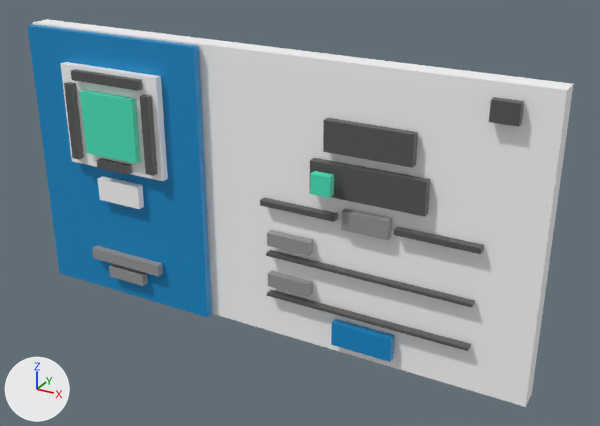
An edit to the glTF model public/models/iicLogin.glb, drawn before and after from the same camera.
Camera for both pictures: a 50 mm lens placed at (14.2, -23.3, 16.6), pointed at (1.4, 0.1, 4.9). The axes (+X, +Y, +Z) are drawn at lower left. The lights are the same throughout. Where no turn or scale is listed for an object, it has been applied to the vertices.
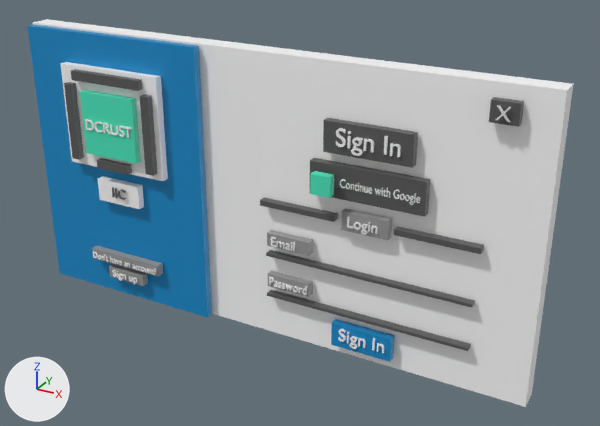
Commit message: text on projects

Changed parts and their boxes (x1, y1, x2, y2) in the pictures (600 x 426 px):
'Text', added
    after: (336, 128, 401, 157)
'Text.001', added
    after: (340, 179, 420, 205)
'Text.005', added
    after: (338, 329, 384, 353)
'Text.007', added
    after: (85, 119, 132, 138)
'Text.009', added
    after: (93, 251, 156, 275)
'Text.004', added
    after: (269, 277, 307, 295)
'Text.002', added
    after: (347, 216, 378, 235)
'Text.003', added
    after: (271, 237, 295, 251)
'Text.010', added
    after: (112, 269, 138, 285)
'Text.006', added
    after: (495, 105, 511, 122)
'Text.008', added
    after: (112, 187, 126, 200)

Patch to the scene script:
```diff
--- a/public/models/iicLogin.glb.py
+++ b/public/models/iicLogin.glb.py
@@ me_text_010 @@
+me_text_010.from_pydata(...)  # 1242 vertices, 2468 faces; spans x 0.017..1.236, y -0.026..0.026, z -0.1..0.3
+me_text_010.materials.append(mat_back)  # white #ffffff
@@ me_text_009 @@
+me_text_009.from_pydata(...)  # 3194 vertices, 6336 faces; spans x 0.03..3.14, y -0.02..0.02, z 0.0..0.28
+me_text_009.materials.append(mat_back)  # white #ffffff
@@ me_text_008 @@
+me_text_008.from_pydata(...)  # 212 vertices, 412 faces; spans x 0.043..0.654, y -0.034..0.034, z -0.005..0.388
+me_text_008.materials.append(mat_icon)  # dark grey #585858
@@ me_text_007 @@
+me_text_007.from_pydata(...)  # 908 vertices, 1800 faces; spans x 0.04..2.18, y -0.03..0.03, z -0.01..0.39
+me_text_007.materials.append(mat_back)  # white #ffffff
@@ me_text_006 @@
+me_text_006.from_pydata(...)  # 24 vertices, 44 faces; spans x 0.001..0.434, y -0.037..0.037, z 0.0..0.419
@@ me_text_005 @@
+me_text_005.from_pydata(...)  # 1096 vertices, 2172 faces; spans x 0.03..1.75, y -0.04..0.04, z -0.16..0.47
+me_text_005.materials.append(mat_back)  # white #ffffff
@@ me_text_004 @@
+me_text_004.from_pydata(...)  # 1480 vertices, 2944 faces; spans x 0.03..1.54, y -0.04..0.04, z 0.0..0.33
+me_text_004.materials.append(mat_back)  # white #ffffff
@@ me_text_003 @@
+me_text_003.from_pydata(...)  # 698 vertices, 1376 faces; spans x 0.035..0.975, y -0.039..0.039, z -0.004..0.333
+me_text_003.materials.append(mat_back)  # white #ffffff
@@ me_text_002 @@
+me_text_002.from_pydata(...)  # 934 vertices, 1856 faces; spans x 0.038..1.102, y -0.043..0.043, z -0.124..0.366
+me_text_002.materials.append(mat_back)  # white #ffffff
@@ me_text_001 @@
+me_text_001.from_pydata(...)  # 2812 vertices, 5572 faces; spans x 0.01..2.76, y -0.02..0.02, z -0.1..0.3
+me_text_001.materials.append(mat_back)  # white #ffffff
@@ me_text @@
+me_text.from_pydata(...)  # 1096 vertices, 2172 faces; spans x 0.03..2.23, y -0.05..0.05, z -0.2..0.6
+me_text.materials.append(mat_back)  # white #ffffff
@@ ob_text_010 @@
+ob_text_010 = bpy.data.objects.new('Text.010', me_text_010)
+ob_text_010.location = (-6.48, -1.14, 1.0)
@@ ob_text_009 @@
+ob_text_009 = bpy.data.objects.new('Text.009', me_text_009)
+ob_text_009.location = (-7.42, -1.14, 1.6)
@@ ob_text_008 @@
+ob_text_008 = bpy.data.objects.new('Text.008', me_text_008)
+ob_text_008.location = (-6.1, -1.14, 4.49)
@@ ob_text_007 @@
+ob_text_007 = bpy.data.objects.new('Text.007', me_text_007)
+ob_text_007.location = (-6.89, -1.33, 7.09)
@@ ob_text_006 @@
+ob_text_006 = bpy.data.objects.new('Text.006', me_text_006)
+ob_text_006.location = (8.16, -0.86, 9.59)
@@ ob_text_005 @@
+ob_text_005 = bpy.data.objects.new('Text.005', me_text_005)
+ob_text_005.location = (3.35, -0.77, 0.81)
@@ ob_text_004 @@
+ob_text_004 = bpy.data.objects.new('Text.004', me_text_004)
+ob_text_004.location = (0.56, -0.77, 2.27)
@@ ob_text_003 @@
+ob_text_003 = bpy.data.objects.new('Text.003', me_text_003)
+ob_text_003.location = (0.65, -0.77, 3.86)
@@ ob_text_002 @@
+ob_text_002 = bpy.data.objects.new('Text.002', me_text_002)
+ob_text_002.location = (3.57, -0.77, 5.22)
@@ ob_text_001 @@
+ob_text_001 = bpy.data.objects.new('Text.001', me_text_001)
+ob_text_001.location = (3.29, -0.77, 6.56)
@@ ob_text @@
+ob_text = bpy.data.objects.new('Text', me_text)
+ob_text.location = (3.1, -0.77, 7.96)
```
